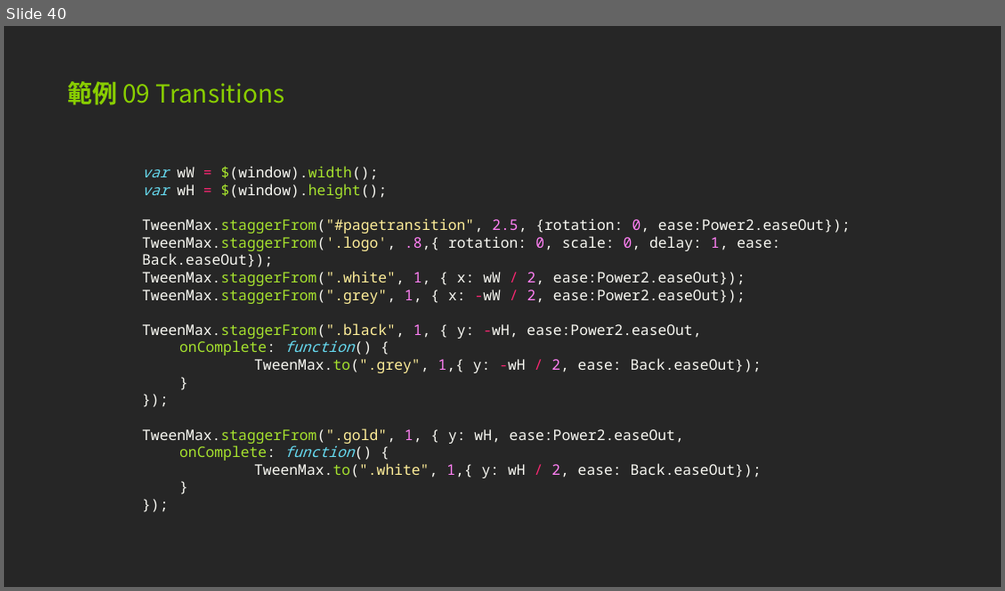
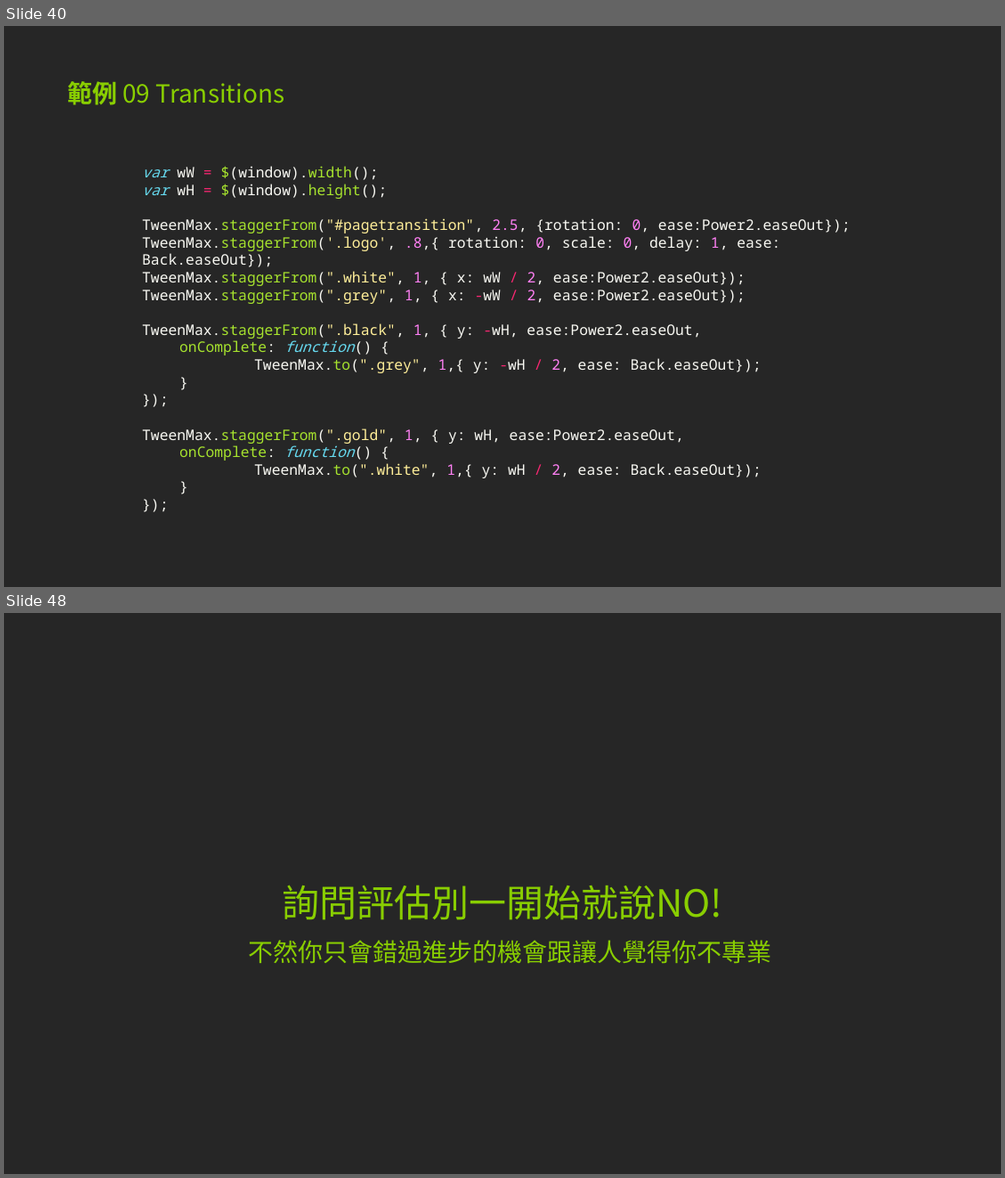
Before and after one commit to pgkusn/TweenMax_course_example, a slide deck: JavaScript ＆ TweenMax 動態特效速成實戰.pptx. Shown one above the other, each under a label of ours: slide 40 before the commit, slides 40 and 48 after it; the slides between them are not shown. The pictures are 1005x591 and 1005x1178 pixels, drawn with LibreOffice and Linux fonts; fonts in the diff are those of the drawing. Boxes give left, top, right and bottom in pixels: in the first picture for what was removed or moved away, otherwise in the second. Text is boxed around its words. In the diff, an @@ line names an element or a change of style, - is before the commit and + after.

Commit message:
ppt

```diff
--- a/JavaScript ＆ TweenMax 動態特效速成實戰.pptx
+++ b/JavaScript ＆ TweenMax 動態特效速成實戰.pptx
@@ slide 48 added at box(4, 613, 1001, 1174), background #262626 @@
@@ title added at box(282, 884, 722, 920), 36 pt, text #89CE01 @@
+詢問評估別一開始就說NO!
@@ text added at box(248, 940, 771, 964), 24 pt, text #89CE01 @@
+不然你只會錯過進步的機會跟讓人覺得你不專業
```
Also in this commit, not shown: 13 other slides added.
